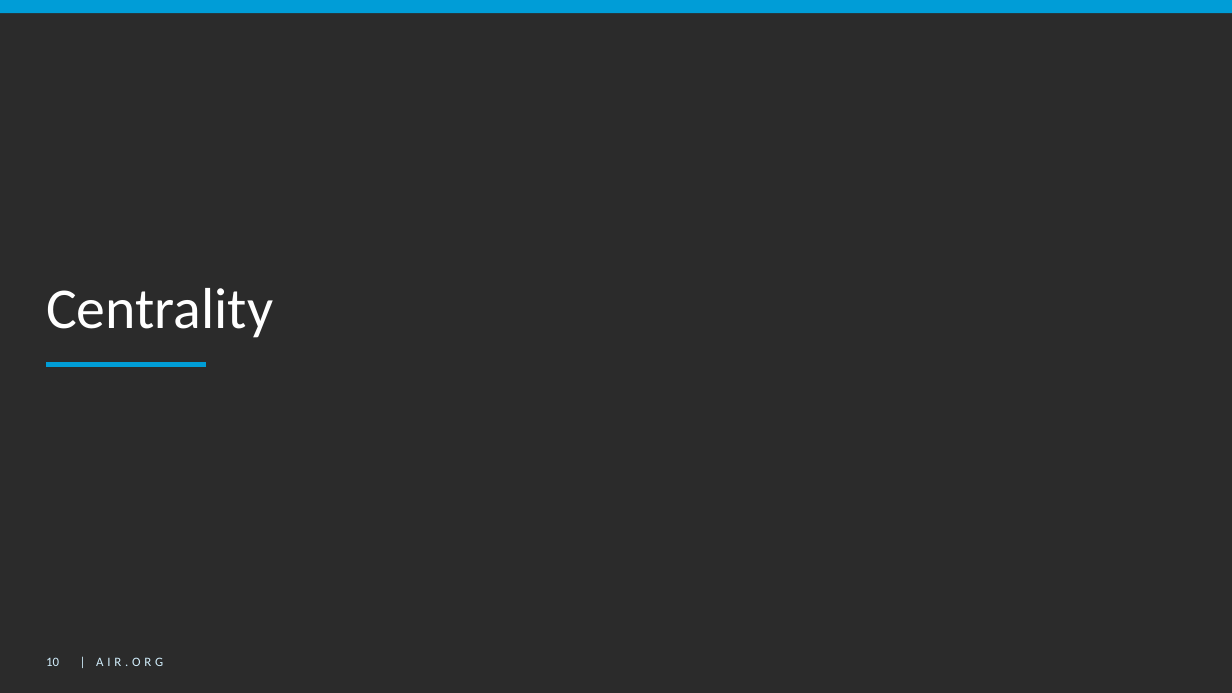
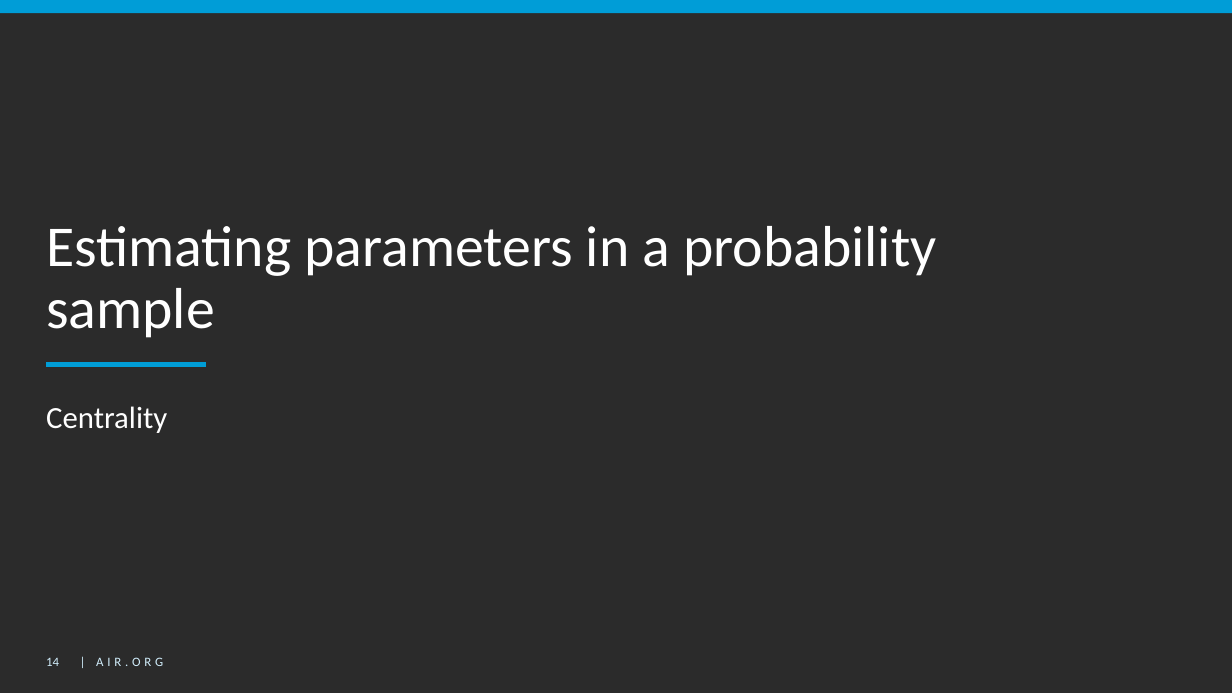
Before and after one commit to American-Institutes-for-Research/2021-Oct-EdSurvey-Training-Series, a slide deck: slide 14 of Day1/Day1_02_Sampling.pptx (slide 10 before the commit). Drawn at 1232x693 pixels with LibreOffice and Linux fonts; fonts in the diff are those of the drawing; background and template pictures are left out; a plain dark background stands for a picture behind light text. Boxes give left, top, right and bottom in pixels: in the first picture for what was removed or moved away, otherwise in the second. Text is boxed around its words. In the diff, an @@ line names an element or a change of style, - is before the commit and + after.

```diff
--- a/Day1/Day1_02_Sampling.pptx
+++ b/Day1/Day1_02_Sampling.pptx
@@ title at (46,226,936,338): text changed @@
-Centrality
+Estimating parameters in a probability sample
@@ subtitle added at (46,406,167,433), 24 pt, text #FFFFFF @@
+Centrality
@@ page number at (46,658,59,666): text changed @@
-10
+14
```
Also in this commit, not shown: 14 other slides changed, 6 slides added, 5 slides removed.
